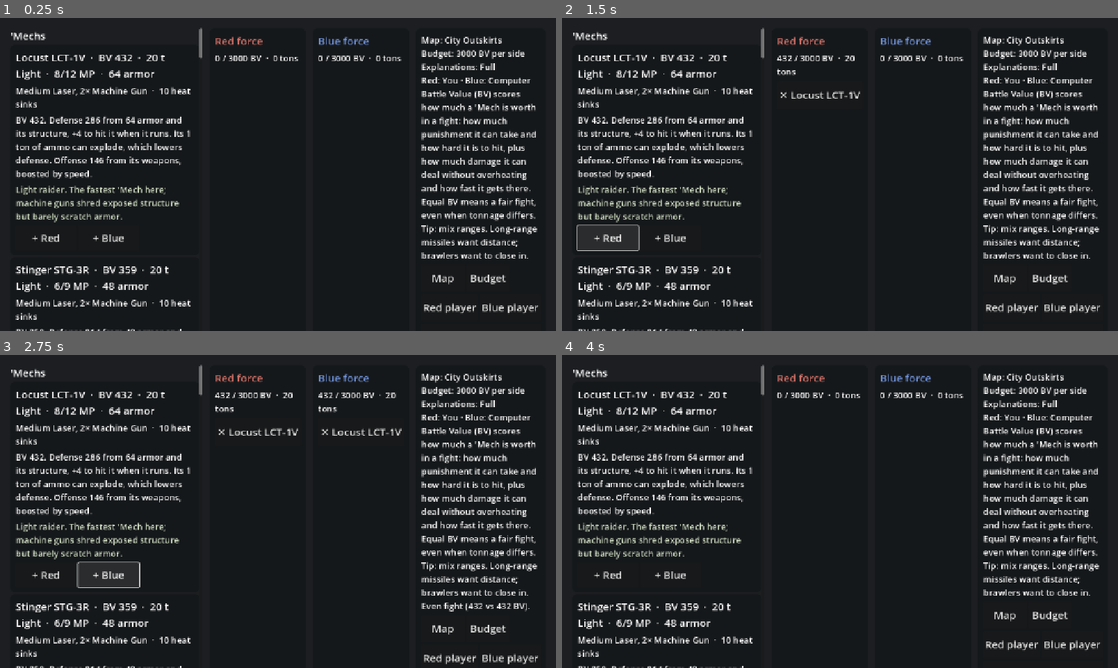
Above: before the commit, frames 1-4 (two rows, left to right).
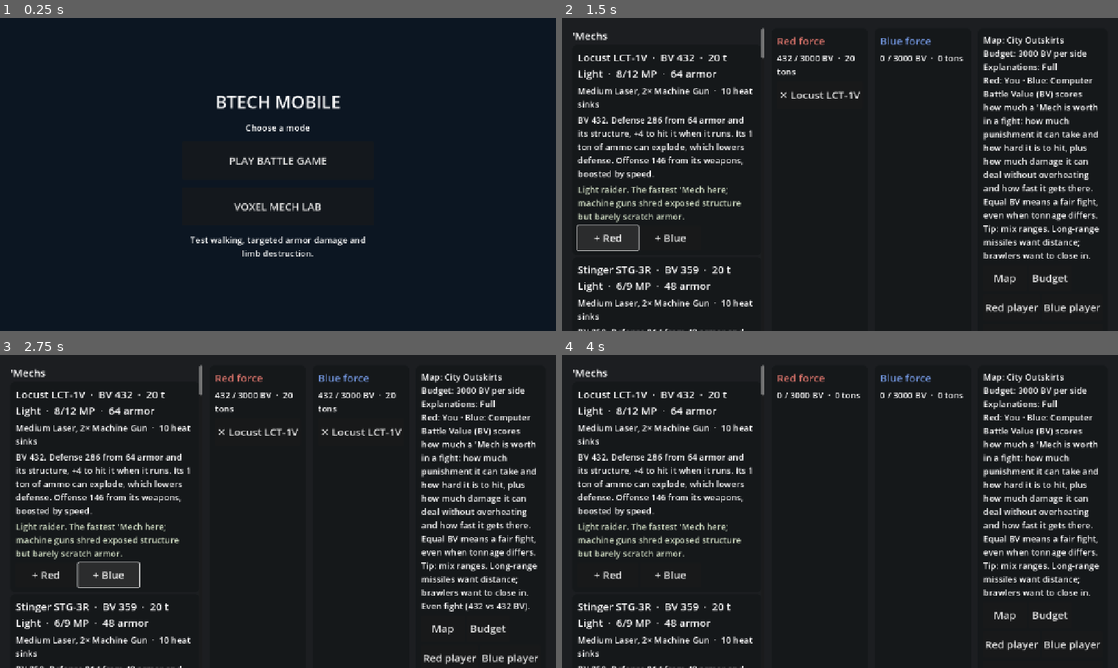
Above: after the commit, the same moments.

Repository: drag0nblad3/BtechMobile
Game: Godot game, scene res://scenes/launcher.tscn
Two runs of this game, one before a commit and one after it. Both use one fixed random seed, a clock stepped at 60 frames per second and the inputs below. Before the commit the project starts from res://scenes/menu.tscn.
Inputs (mouse positions are in pixels of both pictures, inside the frame that each line leads up to):
- Up to frame 1 (0.25 s): no input
- Up to frame 2 (1.5 s): click (840, 161) at 0.5 s, where only the run after the commit has a clickable "PLAY BATTLE GAME"; click "+ Red" at 1.25 s
- Up to frame 3 (2.75 s): click "+ Blue" at 2 s
- Up to frame 4 (4 s): click "✕ Locust LCT-1V" at 2.75 s; click "✕ Locust LCT-1V" at 3.5 s

The runs differ from the first frame. In frame 1, 12% of the frame differs, in the area x 2-97%, y 3-100%; in frame 2, less than 0.1%; in frame 3, less than 0.1%; in frame 4, less than 0.1%.

Commit message:
Wire voxel lab into game launcher: project.godot

Diff:
--- a/project.godot
+++ b/project.godot
@@ -5,7 +5,7 @@
 
 config/name="BtechMobile"
 config/description="Rules-complete BattleTech simulator for phones."
-run/main_scene="res://scenes/menu.tscn"
+run/main_scene="res://scenes/launcher.tscn"
 config/features=PackedStringArray("4.5", "Mobile")
 config/icon="res://icon.svg"
 
